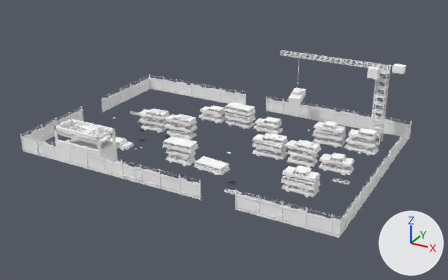
Two versions of the glTF model assets/models/buildings/junkyard.glb, one commit apart.
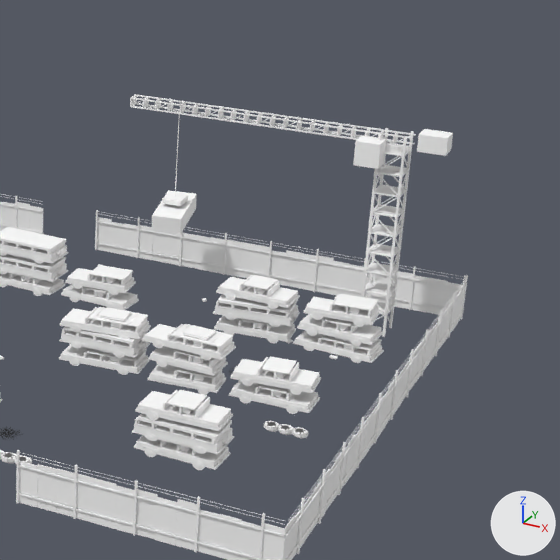
There are two pictures of each version: one whole from a camera (50 mm lens) standing at (41.3, -74.2, 37.9) and looking at (1.8, -2.4, 2.0), one close up on the part from 51% to 100% of the width and 5% to 83% of the height. Every picture has the same lights, and +X, +Y and +Z are marked at lower right. The first two pictures are the older version. Vertices at exactly the same position are counted once.

Names of what the first close-up shows: 'junkyard'.
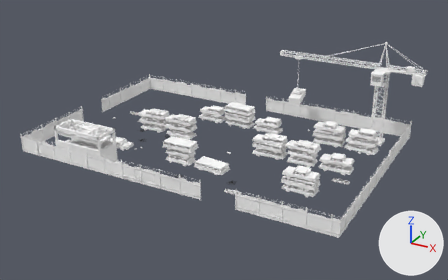
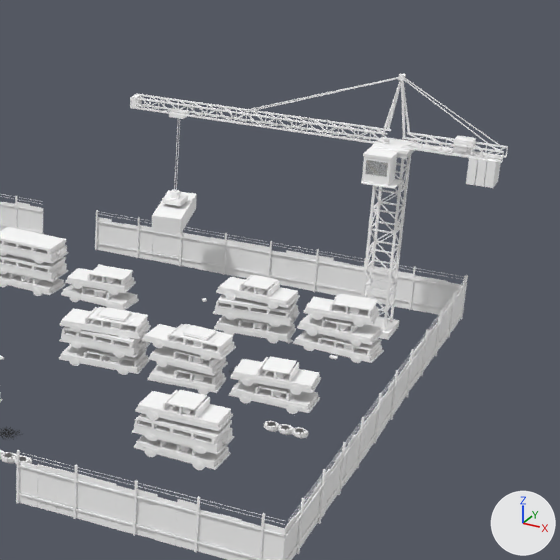
Where the change shows, as pixel boxes (x1, y1, x2, y2) in the close-ups (560 x 560 px; the box of a moved part takes in the faces that stretch with it):
'junkyard', reshaped
    before: (0, 94, 468, 560)
    after: (0, 74, 508, 560)
part 1 of me_junkyard, moved or reshaped (not visible before)
    after: (373, 194, 398, 209)
part 2 of me_junkyard, moved or reshaped (not visible afterwards)
    before: (175, 112, 180, 197)
part 3 of me_junkyard, moved or reshaped (not visible afterwards)
    before: (167, 100, 173, 113)
part 4 of me_junkyard, moved or reshaped
    before: (155, 98, 161, 111)
    after: (401, 186, 407, 192)
part 5 of me_junkyard, moved or reshaped
    before: (142, 96, 149, 109)
    after: (375, 189, 398, 194)
part 6 of me_junkyard, added
    after: (402, 142, 504, 160)
part 7 of me_junkyard, added
    after: (466, 157, 478, 185)
part 8 of me_junkyard, built on
    before: (131, 95, 415, 325)
    after: (130, 74, 502, 316)
part 9 of me_junkyard, surface changed
    before: (179, 105, 453, 337)
    after: (174, 106, 508, 340)

What the commit changed:
me_junkyard is used by ob_junkyard; location (0.0, 0.0, 0.0).
me_junkyard had 18048 vertices, 29418 faces and spanned x -24.0..24.1, y -16.1..16.1, z -0.1..12.3.
me_junkyard now has 19232 vertices, 31152 faces and spans x -24.0..26.0, y -16.1..16.1, z -0.1..15.4.
me_junkyard part 1: the loose piece of 8 vertices spanning x 5.6..6.4, y 12.0, z 11.4..12.0 is scaled about its middle by (1.8, 1.2, 2.3), then moved by (14.0, -0.7, -3.5).
me_junkyard part 2: the loose piece of 8 vertices spanning x 7.0, y 12.0, z 6.0..11.4 is scaled about its middle by (2, 37.5, 0.0148), then moved by (12.3, 0.0, 0.1).
me_junkyard part 3: the loose piece of 8 vertices spanning x 6.4, y 11.6..12.4, z 11.4..12.0 is scaled about its middle by (25, 0.1, 0.133), then moved by (13.6, 0.7, -2.9).
me_junkyard part 4: the loose piece of 8 vertices spanning x 5.6, y 11.6..12.4, z 11.4..12.0 is scaled about its middle by (1.33, 1.88, 0.133), then moved by (15.1, 0.0, -2.9).
me_junkyard part 5: the loose piece of 8 vertices spanning x 4.8, y 11.6..12.4, z 11.4..12.0 is scaled about its middle by (25, 0.1, 0.133), then moved by (15.2, -0.7, -2.9).
me_junkyard part 6: the loose piece of 8 vertices spanning x 21.4..23.0, y 11.4..12.6, z 11.3..12.3 is copied, and the copy is scaled about its middle by (3.37, 0.75, 0.04), then moved by (1.0, 0.0, -0.4); it spans x 20.5..25.9, y 11.6..12.4, z 11.4.
me_junkyard part 7: the loose piece of 8 vertices spanning x 21.4..23.0, y 11.4..12.6, z 11.3..12.3 is copied, and the copy is scaled about its middle by (0.287, 1.08, 1.5), then moved by (2.3, 0.0, -1.2); it spans x 24.3..24.7, y 11.4..12.6, z 9.9..11.4.
me_junkyard part 8: 662 vertices moved from x 7.2..23.0, y 10.4..12.8, z 0.2..12.3 to x 6.7..26.0, y 10.9..13.1, z 0.0..12.0; 24 vertices removed from x 4.0..8.0, y 11.6..12.4, z 11.4..12.0; 1032 vertices added at x 4.0..25.7, y 9.6..12.8, z 6.1..15.4.
me_junkyard part 9: 838 kept faces spanning x 6.7..26.0, y 10.9..13.1, z 0.0..12.0 get new texture (UV) coordinates.
Other edits to the shape of me_junkyard do not show in these pictures.
